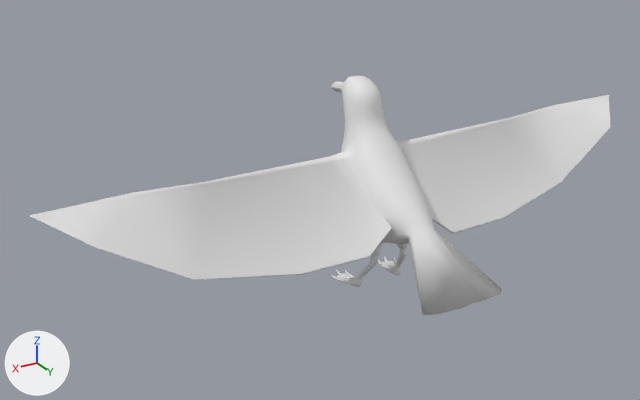
The Blender file VRPO/Assets/Resources/3D/Blend backups/Seagull.blend, before and after one commit.
Camera for both pictures: a camera (50 mm lens) standing at (0.702, 0.963, 0.504) and looking at (0.096, -0.047, -0.001). Lighting does not change. The marker at lower left points along +X, +Y and +Z. Materials are left out; every surface is plain grey.

In view in the first picture: 'Seagull'.
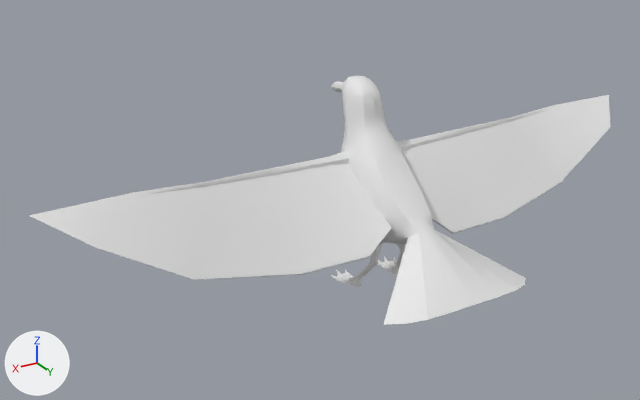
Commit message: Seagull updated.

Where the change shows, as pixel boxes [x1, y1, x2, y2] in the pictures (640 x 400 px; the box of a moved part takes in the faces that stretch with it):
'Seagull', reshaped
    before: [29, 76, 611, 315]
    after: [29, 76, 611, 325]
part 1 of me_seagullmesh, moved or reshaped
    before: [408, 229, 502, 315]
    after: [383, 229, 526, 325]
part 2 of me_seagullmesh, shading changed
    both: [29, 76, 611, 287]

The change in detail:
me_seagullmesh is used by ob_seagull; location (0.0, 0.0, 0.0).
me_seagullmesh had 1098 vertices, 2016 faces and spanned x -0.499..0.499, y -0.174..0.186, z -0.15..0.156.
me_seagullmesh now has 1098 vertices, 2016 faces and spans x -0.499..0.499, y -0.174..0.19, z -0.15..0.156.
Part 1, on me_seagullmesh:
Vertex 132 of me_seagullmesh moves from (0.068, 0.167, -0.092) at pixel (422, 314) to (0.123, 0.156, -0.095) at pixel (383, 324).
Vertex 133 of me_seagullmesh moves from (0.056, 0.179, -0.089) at pixel (435, 314) to (0.101, 0.177, -0.09) at pixel (406, 323).
Vertex 134 of me_seagullmesh moves from (0.008, 0.186, -0.087) at pixel (467, 305) to (0.015, 0.19, -0.085) at pixel (465, 307).
Vertex 135 of me_seagullmesh moves from (0.025, 0.186, -0.087) at pixel (457, 309) to (0.045, 0.189, -0.086) at pixel (447, 313).
Vertex 136 of me_seagullmesh moves from (0.042, 0.184, -0.087) at pixel (447, 312) to (0.075, 0.187, -0.087) at pixel (428, 319).
Vertex 622 of me_seagullmesh moves from (-0.068, 0.167, -0.092) at pixel (501, 288) to (-0.123, 0.156, -0.095) at pixel (525, 278).
Vertex 623 of me_seagullmesh moves from (-0.056, 0.179, -0.089) at pixel (501, 292) to (-0.101, 0.177, -0.09) at pixel (524, 284).
Vertex 624 of me_seagullmesh moves from (-0.008, 0.186, -0.087) at pixel (477, 302) to (-0.015, 0.19, -0.085) at pixel (483, 301).
Vertex 625 of me_seagullmesh moves from (-0.025, 0.186, -0.087) at pixel (487, 299) to (-0.045, 0.189, -0.086) at pixel (500, 296).
Vertex 626 of me_seagullmesh moves from (-0.042, 0.184, -0.087) at pixel (495, 296) to (-0.075, 0.187, -0.087) at pixel (515, 290).
Vertex 781 of me_seagullmesh moves from (0.0, 0.185, -0.085) at pixel (472, 302) to (0.0, 0.19, -0.085) at pixel (474, 304).
me_seagullmesh part 2: edges marked sharp go from 0 to 768.
